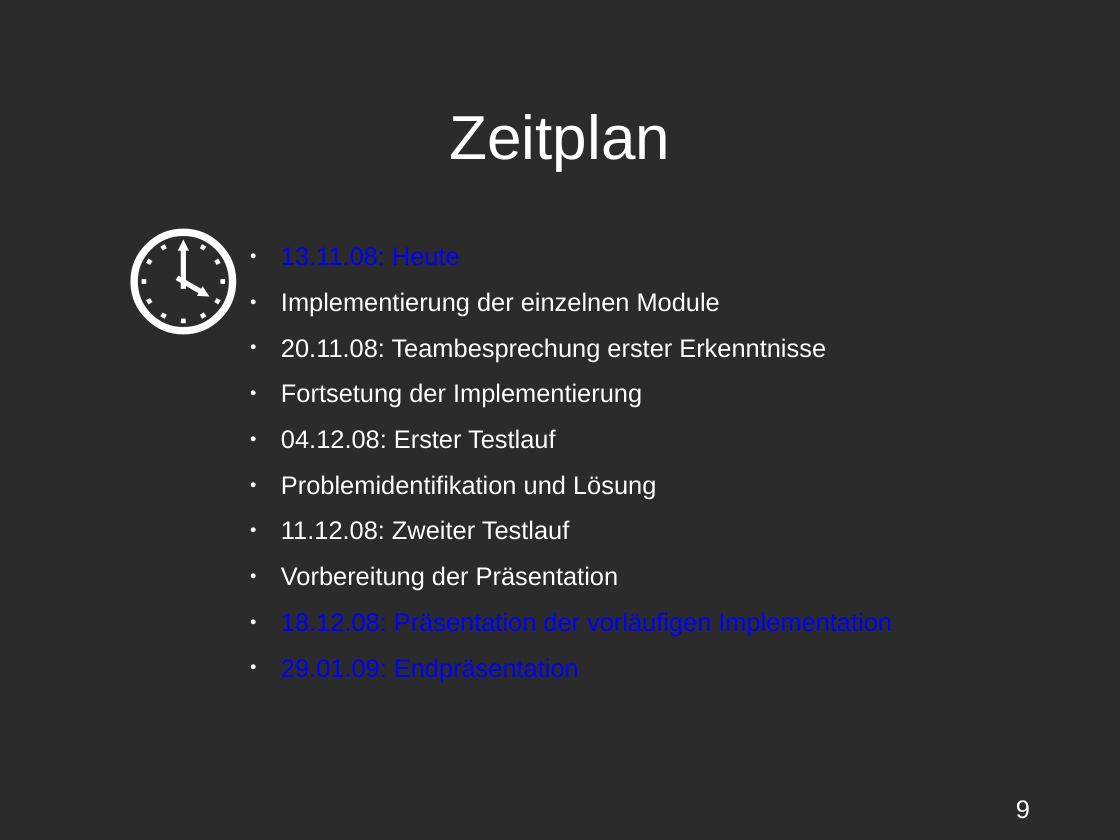
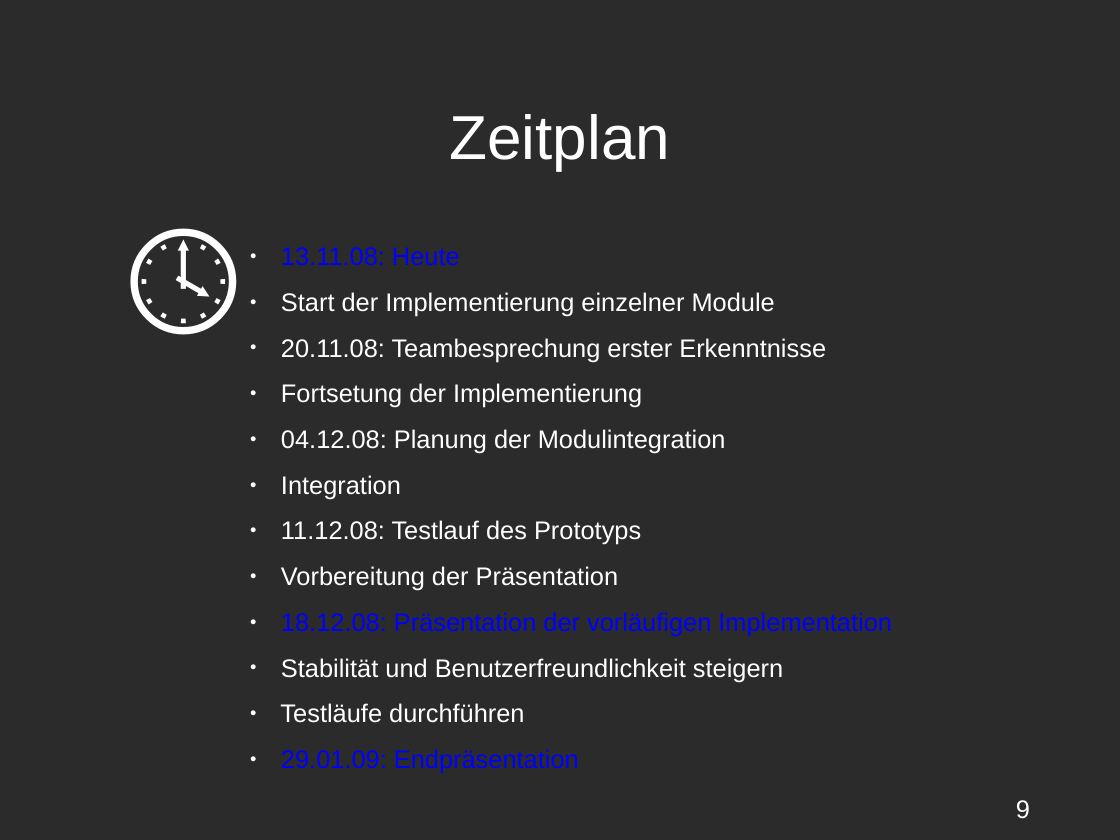
Before and after one commit to Niondir/rika-led, a slide deck: slide 9 of präsentation 1/präsentation.odp. Drawn at 1120x840 pixels with LibreOffice and Linux fonts; fonts in the diff are those of the drawing; background and template pictures are left out; a plain dark background stands for a picture behind light text. Boxes give left, top, right and bottom in pixels: in the first picture for what was removed or moved away, otherwise in the second. Text is boxed around its words. In the diff, an @@ line names an element or a change of style, - is before the commit and + after.

```diff
--- a/präsentation 1/präsentation.odp
+++ b/präsentation 1/präsentation.odp
@@ text at <box>281,292,775,316</box>: text changed @@
-● Implementierung der einzelnen Module
+● Start der Implementierung einzelner Module
@@ text at <box>281,429,726,545</box>: text changed @@
-● 04.12.08: Erster Testlauf
-● Problemidentifikation und Lösung
-● 11.12.08: Zweiter Testlauf
+● 04.12.08: Planung der Modulintegration
+● Integration
+● 11.12.08: Testlauf des Prototyps
@@ text at <box>280,658,783,723</box>: paragraphs added @@
+● Stabilität und Benutzerfreundlichkeit steigern
+● Testläufe durchführen
```
Also in this commit, not shown: 6 other slides changed, 2 other files.
